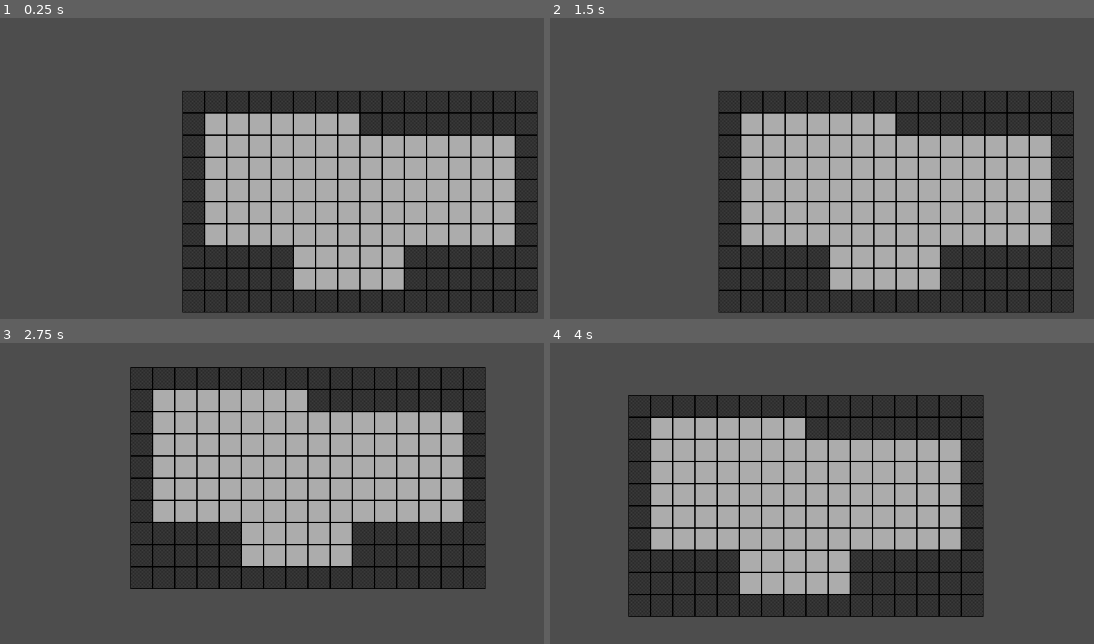
Above: before the commit, frames 1-4 (two rows, left to right).
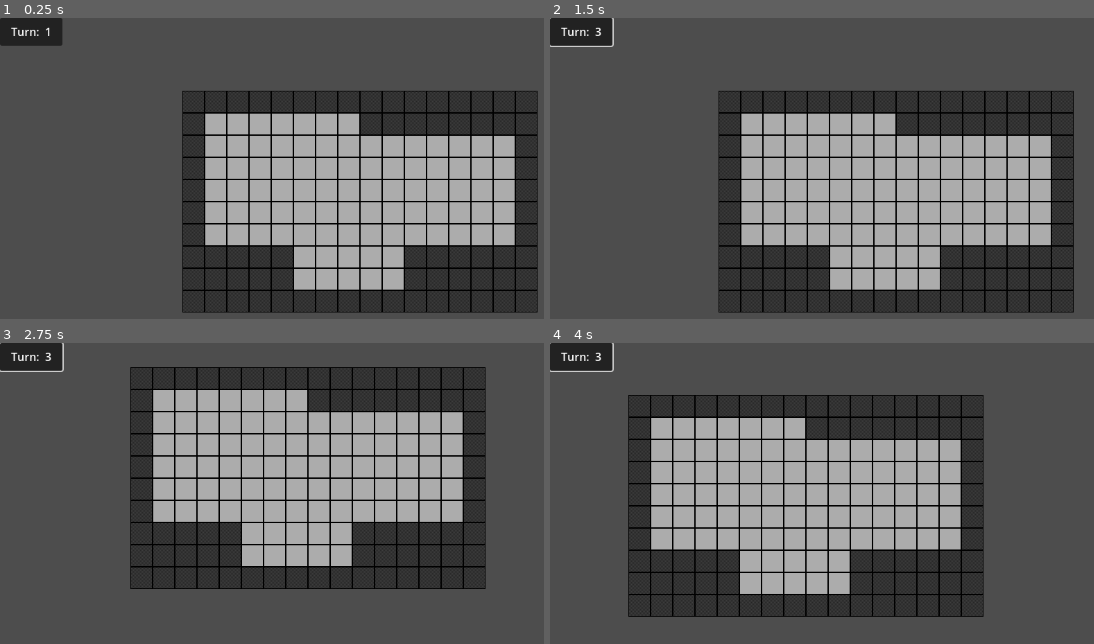
Above: after the commit, the same moments.

Repository: Valalcar/colour-connect
Game: Godot game, scene res://game.tscn
The game is run twice, just before and just after one commit, with the same random seed, the same clock (stepped at 60 frames per second) and the same inputs.
Inputs (mouse positions are in pixels of both pictures, inside the frame that each line leads up to):
- Up to frame 1 (0.25 s): no input
- Up to frame 2 (1.5 s): click (582, 33) at 0.52 s; tap Enter at 1.25 s; move the mouse to (outside the picture) at 1.27 s; press the mouse at (outside the picture) at 1.28 s; hold Right (ui_right) from 1.28 s (still down)
- Up to frame 3 (2.75 s): move the mouse to (239, 589) at 2.02 s; release Right (ui_right) at 2.03 s; release the mouse at (239, 589) at 2.03 s; hold Down (ui_down) from 2.03 s (still down); tap 0 (num0) at 2.1 s
- Up to frame 4 (4 s): move the mouse to (1028, 469) at 2.77 s; release Down (ui_down) at 2.78 s; hold Right (ui_right) 2.78-3.53 s; tap 1 (num1) at 2.85 s; move the mouse to (outside the picture) at 3.52 s; hold Up (ui_up) from 3.53 s (still down); tap 9 (num9) at 3.6 s

The runs differ from the first frame. In frame 1, 1.0% of the frame differs, in the area x 0-12%, y 0-10%; in frame 2, 1.1%; in frame 3, 1.1%; in frame 4, 1.1%.
Error in both runs: Trying to assign value of type 'Nil' to a variable of type 'Vector2i'. (res://SquaresBoard/planet-board.gd:63)

Commit message:
Added turn counter signals and hud element

Diff:
--- a/Global/signal_hub.gd
+++ b/Global/signal_hub.gd
@@ -1,8 +1,12 @@
 extends Node
 
+## SCENE CHANGE
 signal section_opened
 signal section_closed
-signal next_turn
+
+## TURN HANDLING
+signal next_turn()
+signal turn_changed(turn_number: int)
 
 ## SECTION EMMITED ##
 signal section_stats_recalculated(stats: Array[SectionColorGroup])
--- a/HUD/board_hud.gd
+++ b/HUD/board_hud.gd
@@ -1 +1,15 @@
+class_name BoardHUD
 extends Control
+
+@onready var turn_number_label: Label = $PanelContainer/Button/MarginContainer/HBoxContainer/TurnNumberLabel
+
+func _ready() -> void:
+	SignalHub.turn_changed.connect(refresh_turn_counter)
+	refresh_turn_counter(TurnHandler.current_turn)
+
+
+func refresh_turn_counter(turn_count: int) -> void:
+	turn_number_label.text = str(turn_count)
+
+func _on_button_button_down() -> void:
+	SignalHub.next_turn.emit()
--- a/HUD/game_hud.gd
+++ b/HUD/game_hud.gd
@@ -1,7 +1,8 @@
 extends CanvasLayer
 
 @onready var section_hud: SectionHUD = $SectionHUD
-@onready var board_hud: Control = $BoardHUD
+@onready var board_hud: BoardHUD = $BoardHUD
+
 
 func _ready() -> void:
 	SignalHub.section_opened.connect(show_section_hud)
--- a/HUD/game_hud.tscn
+++ b/HUD/game_hud.tscn
@@ -47,3 +47,33 @@
 offset_right = 40.0
 offset_bottom = 40.0
 script = ExtResource("3_o0ao6")
+
+[node name="PanelContainer" type="PanelContainer" parent="BoardHUD"]
+layout_mode = 1
+offset_right = 90.0
+offset_bottom = 40.0
+
+[node name="Button" type="Button" parent="BoardHUD/PanelContainer"]
+layout_mode = 2
+
+[node name="MarginContainer" type="MarginContainer" parent="BoardHUD/PanelContainer/Button"]
+layout_mode = 2
+offset_right = 91.0
+offset_bottom = 40.0
+theme_override_constants/margin_left = 16
+theme_override_constants/margin_top = 8
+theme_override_constants/margin_right = 16
+theme_override_constants/margin_bottom = 8
+
+[node name="HBoxContainer" type="HBoxContainer" parent="BoardHUD/PanelContainer/Button/MarginContainer"]
+layout_mode = 2
+
+[node name="Label" type="Label" parent="BoardHUD/PanelContainer/Button/MarginContainer/HBoxContainer"]
+layout_mode = 2
+text = "Turn: "
+
+[node name="TurnNumberLabel" type="Label" parent="BoardHUD/PanelContainer/Button/MarginContainer/HBoxContainer"]
+layout_mode = 2
+text = "0"
+
+[connection signal="button_down" from="BoardHUD/PanelContainer/Button" to="BoardHUD" method="_on_button_button_down"]
--- a/game.tscn
+++ b/game.tscn
@@ -1,9 +1,8 @@
-[gd_scene load_steps=5 format=3 uid="uid://cses16wteb3d3"]
+[gd_scene load_steps=4 format=3 uid="uid://cses16wteb3d3"]
 
 [ext_resource type="PackedScene" uid="uid://cmyg7sc7ody4v" path="res://HUD/game_hud.tscn" id="1_8jy0r"]
 [ext_resource type="PackedScene" uid="uid://dvldfbmhqssri" path="res://SquaresBoard/planet_board.tscn" id="1_hmc6b"]
 [ext_resource type="Script" path="res://SaveGame/saver-loader.gd" id="2_onkh2"]
-[ext_resource type="Script" path="res://turn_handler.gd" id="3_0c3iu"]
 
 [node name="Game" type="Node2D"]
 
@@ -14,6 +13,3 @@
 
 [node name="SaverLoader" type="Node" parent="."]
 script = ExtResource("2_onkh2")
-
-[node name="TurnHandler" type="Node" parent="."]
-script = ExtResource("3_0c3iu")
--- a/project.godot
+++ b/project.godot
@@ -18,6 +18,7 @@
 [autoload]
 
 SignalHub="*res://Global/signal_hub.gd"
+TurnHandler="*res://turn_handler.gd"
 
 [debug]
 
--- a/turn_handler.gd
+++ b/turn_handler.gd
@@ -7,4 +7,4 @@
 
 func next_turn() -> void:
 	current_turn += 1
-	print("On Turn " + str(current_turn))
+	SignalHub.turn_changed.emit(current_turn)
